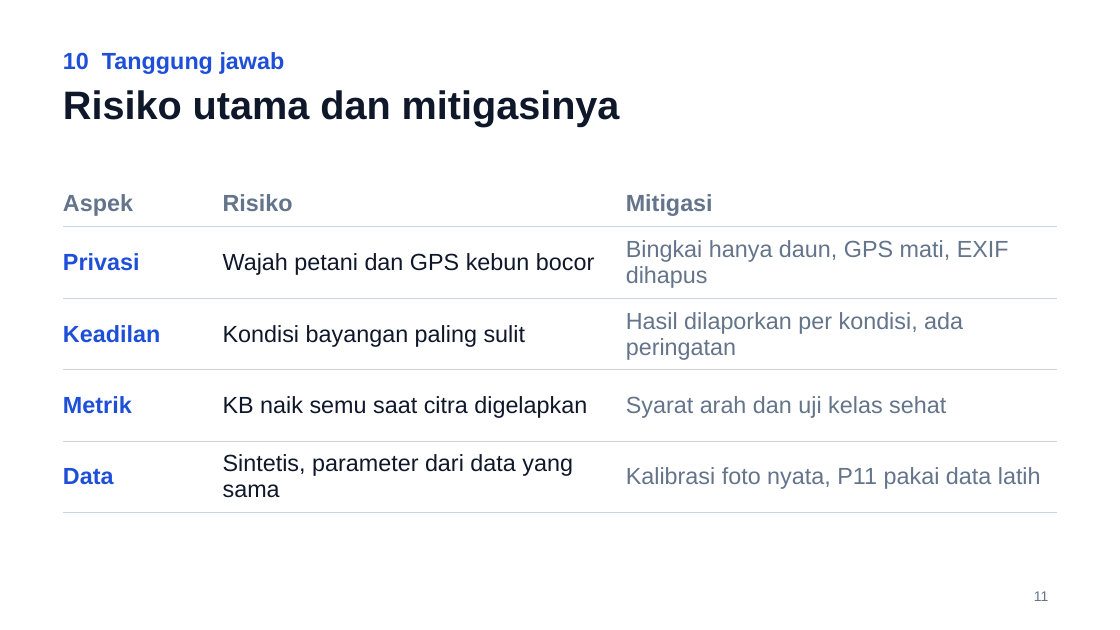
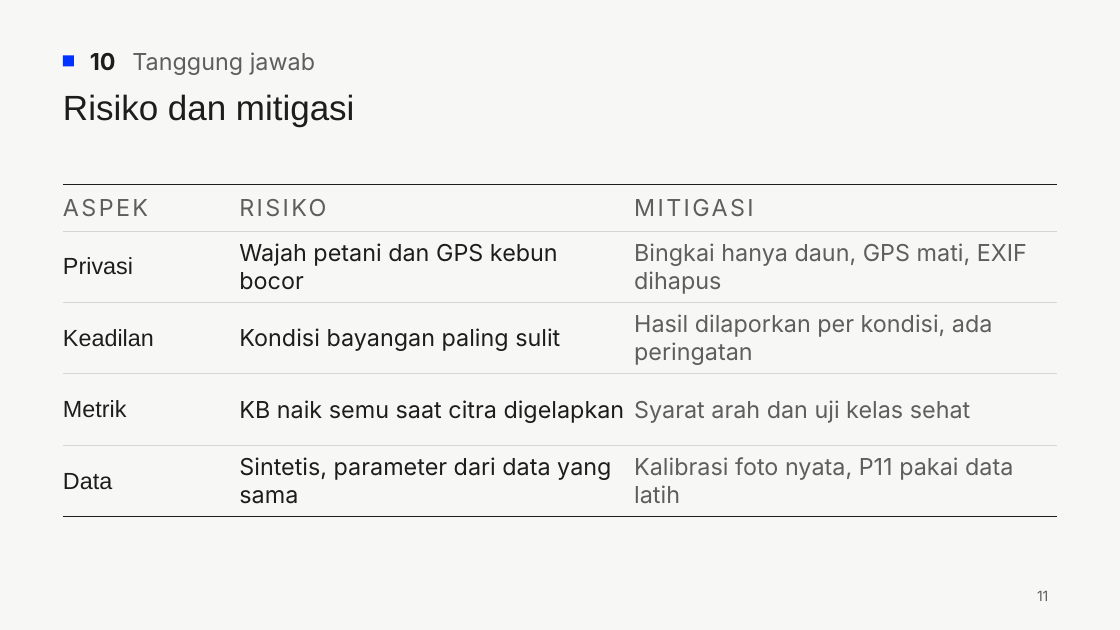
Before and after one commit to primappratama/simuteh-2330511022, a slide deck: slide 11 of laporan/Slide_EvalP1-4_2330511022.pptx. Drawn at 1120x630 pixels with LibreOffice and Linux fonts; fonts in the diff are those of the drawing. Boxes give left, top, right and bottom in pixels: in the first picture for what was removed or moved away, otherwise in the second. Text is boxed around its words. In the diff, an @@ line names an element or a change of style, - is before the commit and + after.

```diff
--- a/laporan/Slide_EvalP1-4_2330511022.pptx
+++ b/laporan/Slide_EvalP1-4_2330511022.pptx
@@ background #FFFFFF to #F7F7F5 @@
@@ rectangle added at (63, 55, 74, 66), fill #0033FF @@
@@ text "10 Tanggung jawab": place and size @@
-text "10 Tanggung jawab" at (63, 52, 285, 74)
+text "10 Tanggung jawab" at (90, 52, 315, 75)
@@ text "10 Tanggung jawab" at (90, 52, 315, 75): font Arial to Inter; text colour #1E4FD8 to #1D1D1B in "10"; text colour #1E4FD8 to #5E5E5A, bold off in "Tanggung jawab"; vertical alignment top to middle @@
@@ title at (63, 94, 355, 127): text changed; size 34 to 30 pt; text colour #0F172A to #1D1D1B; bold off @@
-Risiko utama dan mitigasinya
+Risiko dan mitigasi
@@ table at (63, 185, 1057, 508) @@
-row 1: Aspek | Risiko | Mitigasi
+row 1: ASPEK | RISIKO | MITIGASI
@@ text colour #1E4FD8 to #1D1D1B, bold off in "Privasi", "Keadilan", "Metrik", "Data" @@
@@ font Arial to Inter in "Wajah petani dan GPS kebun bocor", "Bingkai hanya daun, GPS mati, EXIF dihapus", "Kondisi bayangan paling sulit", "Hasil dilaporkan per kondisi, ada peringatan" and 4 more places @@
@@ text colour #0F172A to #1D1D1B in "Wajah petani dan GPS kebun bocor", "Kondisi bayangan paling sulit", "KB naik semu saat citra digelapkan", "Sintetis, parameter dari data yang sama" @@
@@ text colour #64748B to #5E5E5A in "Bingkai hanya daun, GPS mati, EXIF dihapus", "Hasil dilaporkan per kondisi, ada peringatan", "Syarat arah dan uji kelas sehat", "Kalibrasi foto nyata, P11 pakai data latih" @@
@@ borders changed @@
@@ table: place and size @@
-table at (63, 181, 1057, 502)
+table at (63, 185, 1057, 508)
@@ page number at (1037, 591, 1048, 601): font Arial to Inter, text colour #64748B to #5E5E5A @@
```
Also in this commit, not shown: 11 other slides changed, 3 other files.
